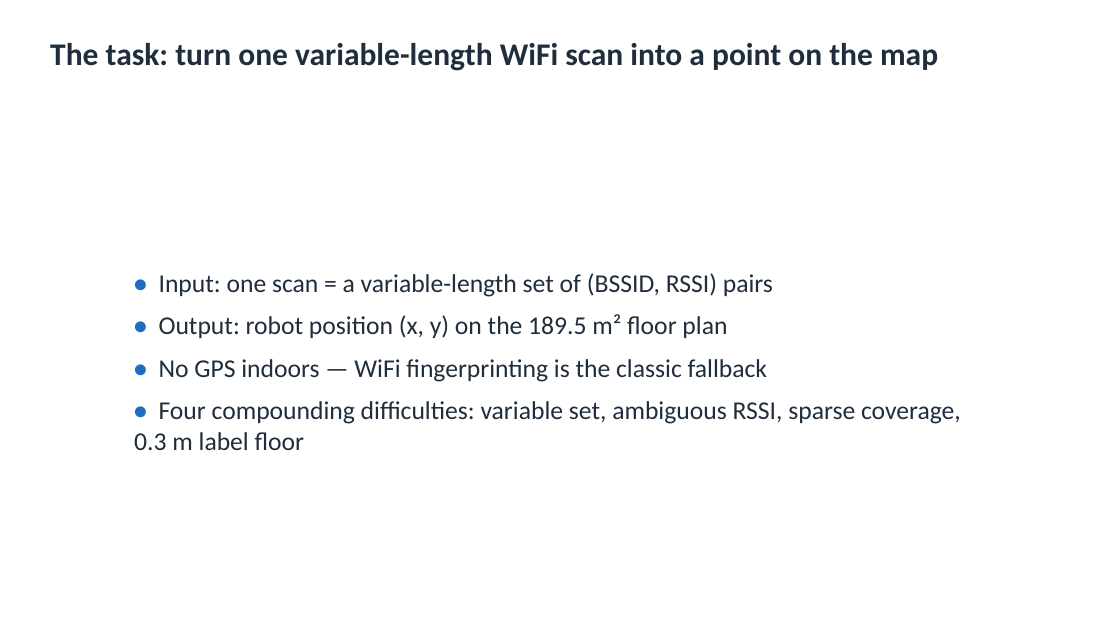
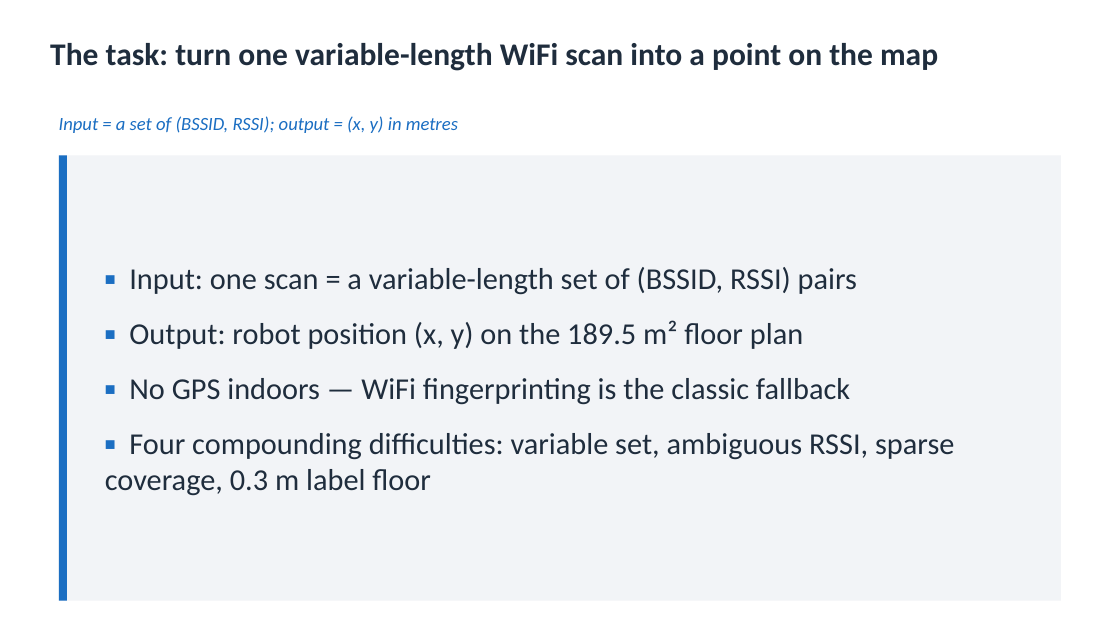
Before and after one commit to kmliy901054/cv2x-wifi-fingerprint, a slide deck: slide 4 of lab3/outputs/slides/lab3_presentation.pptx. Drawn at 1120x630 pixels with LibreOffice and Linux fonts; fonts in the diff are those of the drawing. Boxes give left, top, right and bottom in pixels: in the first picture for what was removed or moved away, otherwise in the second. Text is boxed around its words. In the diff, an @@ line names an element or a change of style, - is before the commit and + after.

```diff
--- a/lab3/outputs/slides/lab3_presentation.pptx
+++ b/lab3/outputs/slides/lab3_presentation.pptx
@@ text added at (59, 116, 458, 133), 16 pt, text #1B6EC2, italic @@
+Input = a set of (BSSID, RSSI); output = (x, y) in metres
@@ rectangle added at (59, 155, 1061, 601), fill #F2F4F7 @@
@@ rectangle added at (59, 155, 67, 601), fill #1B6EC2 @@
@@ text at (105, 267, 954, 496): text changed; size 22 to 26 pt @@
-• Input: one scan = a variable-length set of (BSSID, RSSI) pairs
-• Output: robot position (x, y) on the 189.5 m² floor plan
-• No GPS indoors — WiFi fingerprinting is the classic fallback
-• Four compounding difficulties: variable set, ambiguous RSSI, sparse coverage, 0.3 m label floor
+▪ Input: one scan = a variable-length set of (BSSID, RSSI) pairs
+▪ Output: robot position (x, y) on the 189.5 m² floor plan
+▪ No GPS indoors — WiFi fingerprinting is the classic fallback
+▪ Four compounding difficulties: variable set, ambiguous RSSI, sparse coverage, 0.3 m label floor
```
Also in this commit, not shown: 4 other slides changed, 1 slide added, 1 slide removed, 2 other files.
